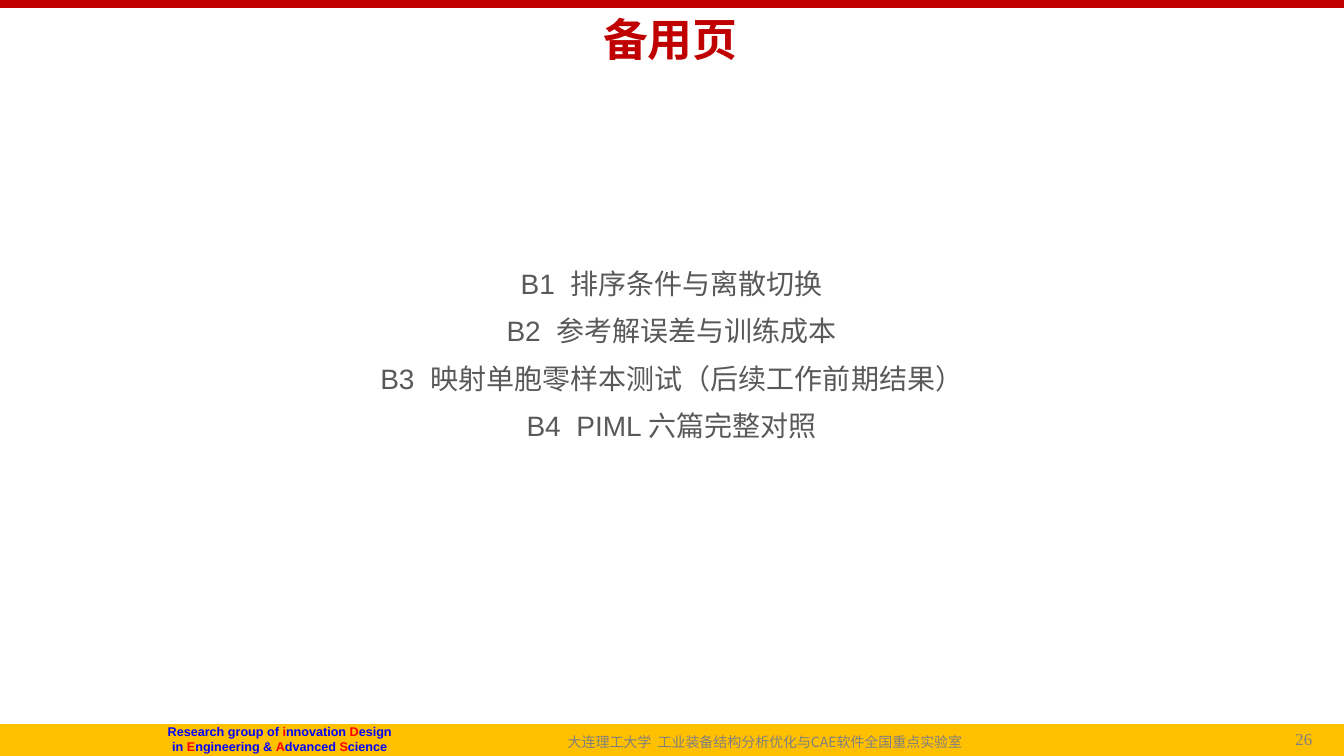
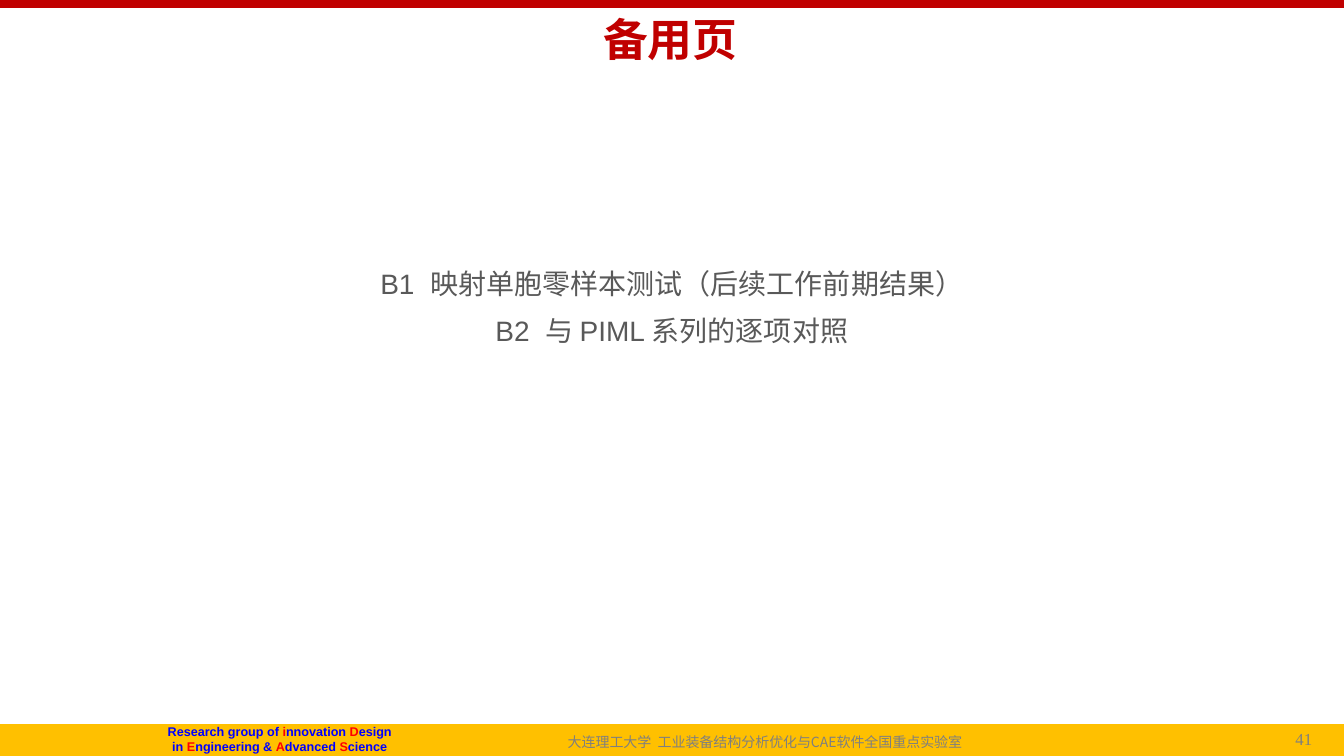
Before and after one commit to fanzhirui1004-source/curly-octo-goggles, a slide deck: slide 41 of docs/followup/talk/P1_NICE_导师汇报_20261003.pptx (slide 26 before the commit). Drawn at 1344x756 pixels with LibreOffice and Linux fonts; fonts in the diff are those of the drawing; background and template pictures are left out. Boxes give left, top, right and bottom in pixels: in the first picture for what was removed or moved away, otherwise in the second. Text is boxed around its words. In the diff, an @@ line names an element or a change of style, - is before the commit and + after.

```diff
--- a/docs/followup/talk/P1_NICE_导师汇报_20261003.pptx
+++ b/docs/followup/talk/P1_NICE_导师汇报_20261003.pptx
@@ text at [380,270,963,343]: text changed @@
-B1 排序条件与离散切换
-B2 参考解误差与训练成本
-B3 映射单胞零样本测试（后续工作前期结果）
-B4 PIML 六篇完整对照
+B1 映射单胞零样本测试（后续工作前期结果）
+B2 与 PIML 系列的逐项对照
@@ page number at [1289,734,1334,745]: text changed @@
-26/30
+41/43
@@ page number at [1295,734,1312,745]: text changed @@
-26
+41
```
Also in this commit, not shown: 7 other slides changed, 20 slides added, 7 slides removed, 2 other files.
